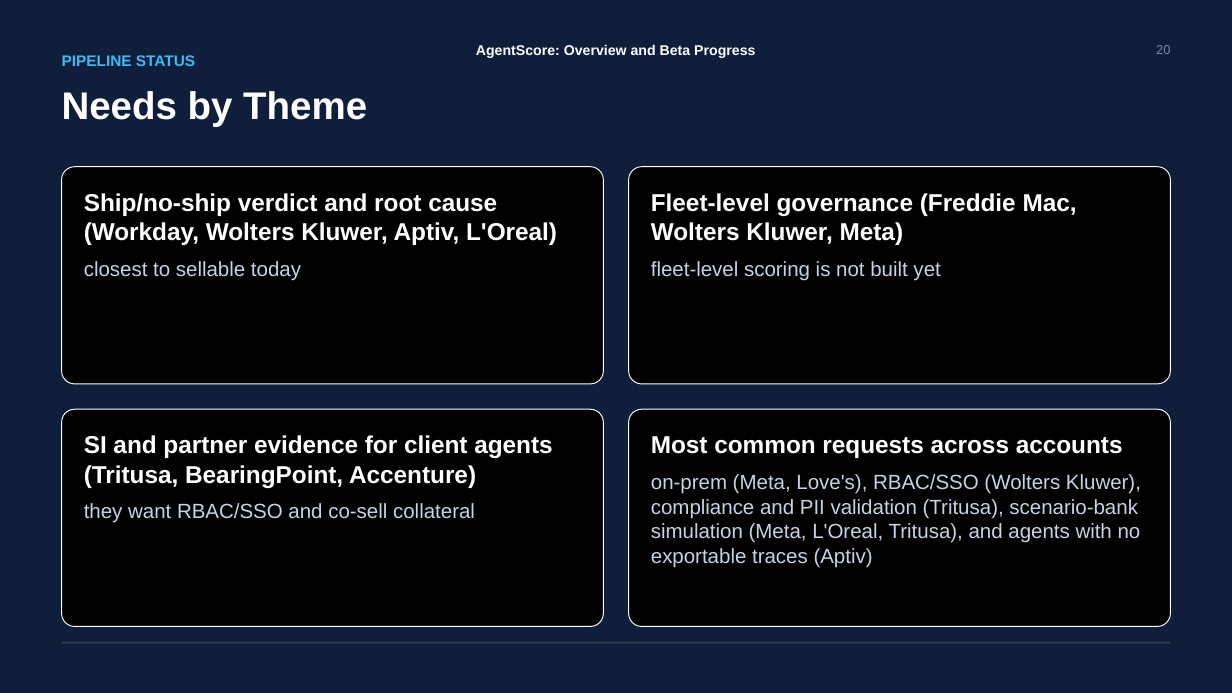
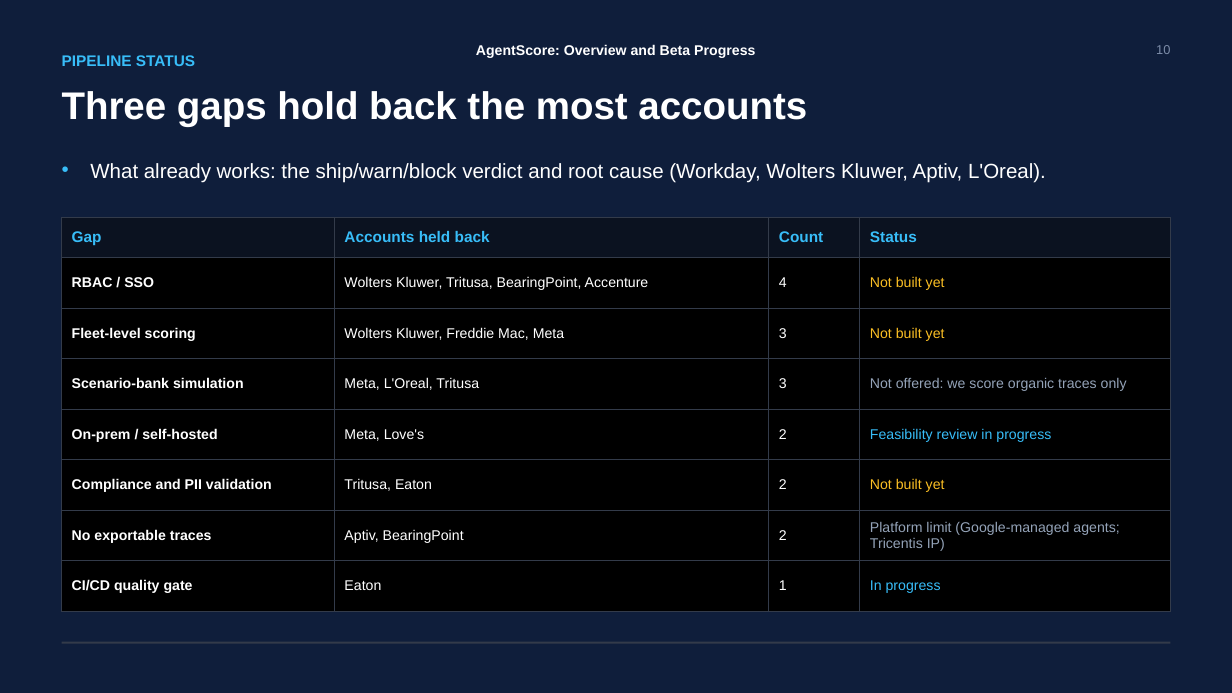
Before and after one commit to ADemers-tricentis/agent-score, a slide deck: slide 10 of docs/decks/AgentScore - Overview and Pipeline Status.pptx (slide 20 before the commit). Drawn at 1232x693 pixels with LibreOffice and Linux fonts; fonts in the diff are those of the drawing; background and template pictures are left out. Boxes give left, top, right and bottom in pixels: in the first picture for what was removed or moved away, otherwise in the second. Text is boxed around its words. In the diff, an @@ line names an element or a change of style, - is before the commit and + after.

```diff
--- a/docs/decks/AgentScore - Overview and Pipeline Status.pptx
+++ b/docs/decks/AgentScore - Overview and Pipeline Status.pptx
@@ text at <box>1156,45,1170,54</box>: text changed @@
-20
+10
@@ text at <box>62,91,807,126</box>: text changed @@
-Needs by Theme
+Three gaps hold back the most accounts
@@ rounded rectangle removed at <box>62,166,604,384</box> @@
@@ text at <box>90,163,1046,183</box>: text changed; size 19 to 16 pt; bold off @@
-Ship/no-ship verdict and root cause (Workday, Wolters Kluwer, Aptiv, L'Oreal)
-closest to sellable today
+• What already works: the ship/warn/block verdict and root cause (Workday, Wolters Kluwer, Aptiv, L'Oreal).
@@ rounded rectangle removed at <box>628,166,1170,384</box> @@
@@ text removed at <box>651,193,1077,281</box> @@
-Fleet-level governance (Freddie Mac, Wolters Kluwer, Meta)
-fleet-level scoring is not built yet
@@ table added at <box>62,217,1170,612</box>, 8 rows, 4 columns @@
+Gap | Accounts held back | Count | Status
+RBAC / SSO | Wolters Kluwer, Tritusa, BearingPoint, Accenture | 4 | Not built yet
+Fleet-level scoring | Wolters Kluwer, Freddie Mac, Meta | 3 | Not built yet
+Scenario-bank simulation | Meta, L'Oreal, Tritusa | 3 | Not offered: we score organic traces only
+On-prem / self-hosted | Meta, Love's | 2 | Feasibility review in progress
+Compliance and PII validation | Tritusa, Eaton | 2 | Not built yet
+No exportable traces | Aptiv, BearingPoint | 2 | Platform limit (Google-managed agents; Tricentis IP)
+CI/CD quality gate | Eaton | 1 | In progress
@@ rounded rectangle removed at <box>62,409,604,627</box> @@
@@ rounded rectangle removed at <box>628,409,1170,627</box> @@
@@ text removed at <box>84,435,552,523</box> @@
-SI and partner evidence for client agents (Tritusa, BearingPoint, Accenture)
-they want RBAC/SSO and co-sell collateral
@@ text removed at <box>651,436,1141,568</box> @@
-Most common requests across accounts
-on-prem (Meta, Love's), RBAC/SSO (Wolters Kluwer), compliance and PII validation (Tritusa), scenario-bank simulation (Meta, L'Oreal, Tritusa), and agents with no exportable traces (Aptiv)
```
Also in this commit, not shown: 19 other slides changed, 2 slides added, 3 slides removed, 24 other files.
